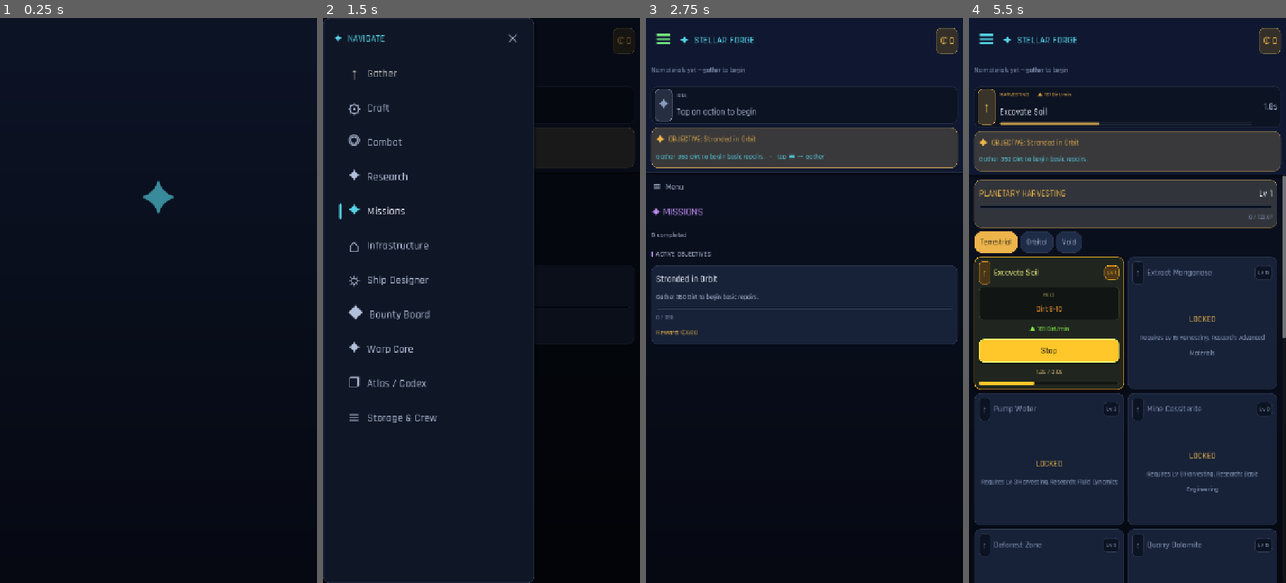
Above: before the commit, frames 1-4 (left to right).
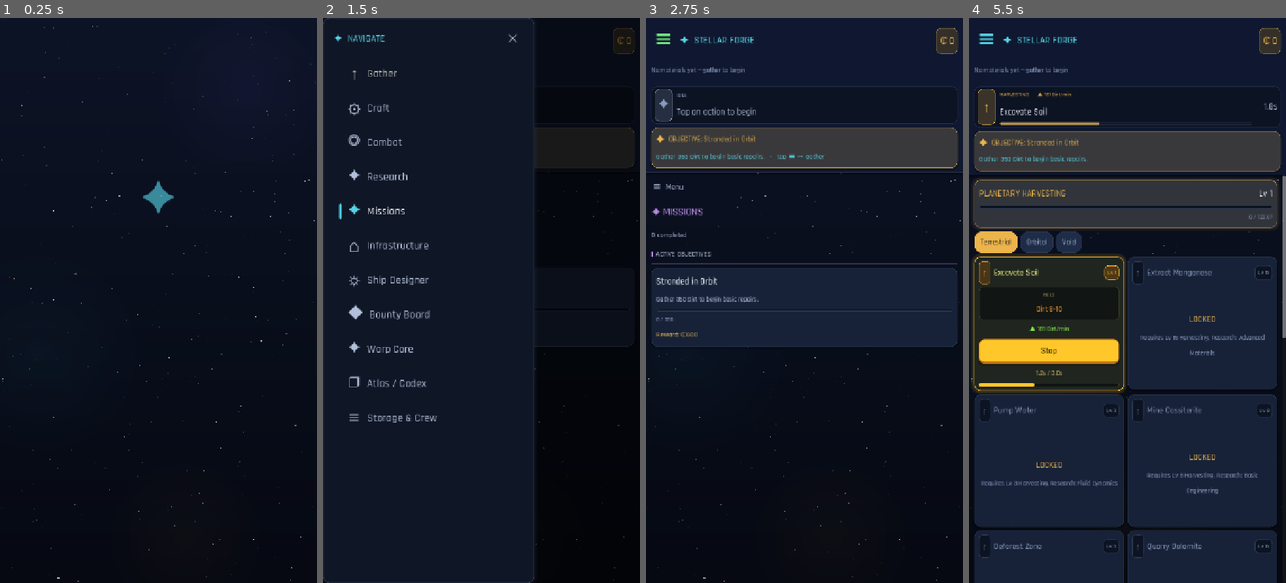
Above: after the commit, the same moments.

Repository: trakyalilter/TestMobileGame
Game: Godot game, scene res://scenes/main.tscn
Two runs of this game, one before a commit and one after it. Both use one fixed random seed, a clock stepped at 60 frames per second and the inputs below.
Inputs (mouse positions are in pixels of both pictures, inside the frame that each line leads up to):
- Up to frame 1 (0.25 s): no input
- Up to frame 2 (1.5 s): click "☰" at 0.5 s; click "☰" at 1.25 s
- Up to frame 3 (2.75 s): click "✕" at 2 s
- Up to frame 4 (5.5 s): click "☰" at 2.75 s; click (1073, 74) at 3.52 s; click "Start" at 4.25 s; click "Terrestrial" at 5 s

The runs differ from the first frame. In frame 1, 0.1% of the frame differs, in the area x 0-100%, y 1-100%; in frame 2, less than 0.1%; in frame 3, 2.0%; in frame 4, 3.2%, in the area x 0-100%, y 28-96%.

Commit message:
Game-feel pass: starfield backdrop, neon glows, chunky 3D buttons, console rules
Make the UI read as a *game* rather than an app, page by page via the shared
style layer:
- Procedural deep-space backdrop (cached): vertical gradient + 3 nebula blooms
  in brand colours + 420-star deterministic starfield with 7 cross-flare hero
  stars. Replaces the flat gradient app-wide (and on the welcome splash).
- Neon glow: active/unlocked cards and skill banners radiate a soft halo in
  their own accent colour (offset-0 shadow); resting cards keep a subtle drop
  shadow for depth.
- Chunky game CTAs: buttons grow to 44px with a darker 4px bottom bevel edge;
  pressing flattens the edge and nudges the label down.
- Console-style section framing: a faint accent rule under every section title.

https://claude.ai/code/session_01GUAm67mj5mAEoyJTAWupry

Diff:
--- a/scripts/ui/main.gd
+++ b/scripts/ui/main.gd
@@ -243,7 +243,7 @@
 	_welcome.mouse_filter = Control.MOUSE_FILTER_STOP
 	add_child(_welcome)
 	var bg := TextureRect.new()
-	bg.texture = _grad_tex(BG_TOP, BG_BOT)
+	bg.texture = _space_tex()
 	bg.set_anchors_and_offsets_preset(Control.PRESET_FULL_RECT)
 	bg.stretch_mode = TextureRect.STRETCH_SCALE
 	bg.mouse_filter = Control.MOUSE_FILTER_IGNORE
@@ -461,7 +461,7 @@
 # ============================================================ SHELL
 func _build() -> void:
 	var bg := TextureRect.new()
-	bg.texture = _grad_tex(BG_TOP, BG_BOT)
+	bg.texture = _space_tex()
 	bg.set_anchors_and_offsets_preset(Control.PRESET_FULL_RECT)
 	bg.stretch_mode = TextureRect.STRETCH_SCALE
 	bg.mouse_filter = Control.MOUSE_FILTER_IGNORE
@@ -2687,20 +2687,25 @@
 func _card_button(text: String, accent: String, enabled: bool) -> Button:
 	var b := Button.new()
 	b.text = text
-	b.custom_minimum_size = Vector2(0, 36)
+	b.custom_minimum_size = Vector2(0, 44)
 	b.focus_mode = Control.FOCUS_NONE
 	b.disabled = not enabled
-	# Filled accent CTA with elevation; pressed state inset; disabled muted.
-	var normal := _bordered(accent if enabled else "232f48", _mix(accent, "ffffff", 0.75) if enabled else LINE, 1, 9)
+	# Chunky game CTA: darker bottom edge fakes a 3D bevel; pressing flattens the
+	# edge and nudges the label down — classic mobile-game button feel.
+	var normal := _bordered(accent if enabled else "232f48", _mix(accent, "000000", 0.45) if enabled else LINE, 1, 10)
 	if enabled:
+		normal.border_width_bottom = 4
+		normal.content_margin_bottom = 9
 		normal.shadow_color = Color(0, 0, 0, 0.35)
 		normal.shadow_size = 4
 		normal.shadow_offset = Vector2(0, 2)
-	var pressed := _bordered(_mix(accent, "000000", 0.78) if enabled else "232f48", accent if enabled else LINE, 1, 9)
+	var pressed := _bordered(_mix(accent, "000000", 0.30) if enabled else "232f48", _mix(accent, "000000", 0.45) if enabled else LINE, 1, 10)
+	if enabled:
+		pressed.content_margin_top = 9
 	b.add_theme_stylebox_override("normal", normal)
 	b.add_theme_stylebox_override("hover", normal)
 	b.add_theme_stylebox_override("pressed", pressed)
-	b.add_theme_stylebox_override("disabled", _bordered("232f48", LINE, 1, 9))
+	b.add_theme_stylebox_override("disabled", _bordered("232f48", LINE, 1, 10))
 	var tc := _ideal_text(accent) if enabled else C_MUTED
 	b.add_theme_color_override("font_color", Color.html(tc))
 	b.add_theme_color_override("font_color_hover", Color.html(tc))
@@ -2739,7 +2744,7 @@
 	var next := GameState.xp_for_level(lvl + 1)
 	var pct: float = 100.0 if next <= base else float(cur - base) / float(next - base) * 100.0
 	var panel := PanelContainer.new()
-	panel.add_theme_stylebox_override("panel", _card_style(_mix(accent, SURFACE, 0.88), _mix(accent, LINE, 0.4), 1, false))
+	panel.add_theme_stylebox_override("panel", _card_style(_mix(accent, SURFACE, 0.88), _mix(accent, LINE, 0.4), 1, true))
 	var box := VBoxContainer.new()
 	box.add_theme_constant_override("separation", 5)
 	panel.add_child(box)
@@ -2791,7 +2796,16 @@
 	l.add_theme_font_size_override("font_size", _fs(11))
 	l.add_theme_color_override("font_color", Color.html(C_DIM))
 	hb.add_child(l)
-	v.add_child(hb)
+	# Console-style framing: a faint accent rule under the title.
+	var col := VBoxContainer.new()
+	col.add_theme_constant_override("separation", 4)
+	col.add_child(hb)
+	var rule := ColorRect.new()
+	rule.color = Color(Color.html(accent), 0.25)
+	rule.custom_minimum_size = Vector2(0, 1)
+	rule.mouse_filter = Control.MOUSE_FILTER_IGNORE
+	col.add_child(rule)
+	v.add_child(col)
 
 func _connector(v: VBoxContainer) -> void:
 	var c := CenterContainer.new()
@@ -3029,9 +3043,16 @@
 	s.content_margin_top = 10
 	s.content_margin_bottom = 10
 	if elevated:
-		s.shadow_color = Color(0, 0, 0, 0.40)
-		s.shadow_size = 7
-		s.shadow_offset = Vector2(0, 3)
+		# Neon glow in the card's own accent — active/unlocked content radiates.
+		var glow := Color.html(border)
+		glow.a = 0.22
+		s.shadow_color = glow
+		s.shadow_size = 9
+		s.shadow_offset = Vector2(0, 0)
+	else:
+		s.shadow_color = Color(0, 0, 0, 0.30)
+		s.shadow_size = 4
+		s.shadow_offset = Vector2(0, 2)
 	return s
 
 func _hud_style() -> StyleBoxFlat:
@@ -3071,6 +3092,74 @@
 	tex.height = 256
 	return tex
 
+var _space_cache: ImageTexture = null
+
+## Procedural deep-space backdrop: vertical gradient + nebula blooms + starfield.
+## Generated once and cached — this is what makes the app read as a *game*.
+func _space_tex() -> ImageTexture:
+	if _space_cache != null:
+		return _space_cache
+	var w := 720
+	var h := 1280
+	var img := Image.create(w, h, false, Image.FORMAT_RGBA8)
+	var top := Color.html(BG_TOP)
+	var bot := Color.html(BG_BOT)
+	var band := 8
+	for y in range(0, h, band):
+		img.fill_rect(Rect2i(0, y, w, band), top.lerp(bot, float(y) / float(h)))
+	# Nebula blooms — soft radial tints in the brand colours.
+	var blobs := [
+		[Vector2i(560, 160), 460, Color(0.45, 0.30, 0.85, 0.07)],
+		[Vector2i(90, 760), 520, Color(0.20, 0.65, 0.80, 0.05)],
+		[Vector2i(420, 1180), 420, Color(0.85, 0.55, 0.25, 0.04)],
+	]
+	for bdef in blobs:
+		var bsize: int = bdef[1]
+		var grad := Gradient.new()
+		grad.set_color(0, bdef[2])
+		grad.set_color(1, Color(bdef[2].r, bdef[2].g, bdef[2].b, 0.0))
+		var rt := GradientTexture2D.new()
+		rt.gradient = grad
+		rt.fill = GradientTexture2D.FILL_RADIAL
+		rt.fill_from = Vector2(0.5, 0.5)
+		rt.fill_to = Vector2(0.5, 0.0)
+		rt.width = bsize
+		rt.height = bsize
+		var bimg := rt.get_image()
+		bimg.convert(Image.FORMAT_RGBA8)
+		img.blend_rect(bimg, Rect2i(0, 0, bsize, bsize), bdef[0] - Vector2i(bsize / 2, bsize / 2))
+	# Starfield — deterministic so every launch looks the same.
+	var rng := RandomNumberGenerator.new()
+	rng.seed = 20771
+	for _i in range(420):
+		var x := rng.randi_range(0, w - 2)
+		var y2 := rng.randi_range(0, h - 2)
+		var lum := rng.randf_range(0.25, 1.0)
+		var tint := rng.randf()
+		var col := Color(lum, lum, lum * 1.06, rng.randf_range(0.5, 1.0))
+		if tint < 0.12:
+			col = Color(lum * 0.7, lum * 0.9, lum, col.a)        # cool blue
+		elif tint > 0.92:
+			col = Color(lum, lum * 0.85, lum * 0.6, col.a)       # warm gold
+		img.set_pixel(x, y2, col)
+		if lum > 0.82:
+			img.set_pixel(x + 1, y2, Color(col.r, col.g, col.b, col.a * 0.7))
+			img.set_pixel(x, y2 + 1, Color(col.r, col.g, col.b, col.a * 0.7))
+	# A handful of hero stars with a cross flare.
+	for _j in range(7):
+		var hx := rng.randi_range(4, w - 5)
+		var hy := rng.randi_range(4, h - 5)
+		var hc := Color(1, 1, 1, 0.9)
+		img.set_pixel(hx, hy, hc)
+		for d in range(1, 3):
+			var fa := 0.45 / d
+			img.set_pixel(hx + d, hy, Color(1, 1, 1, fa))
+			img.set_pixel(hx - d, hy, Color(1, 1, 1, fa))
+			img.set_pixel(hx, hy + d, Color(1, 1, 1, fa))
+			img.set_pixel(hx, hy - d, Color(1, 1, 1, fa))
+	_space_cache = ImageTexture.create_from_image(img)
+	return _space_cache
+
 func _mix(a: String, b: String, t: float) -> String:
 	return Color.html(a).lerp(Color.html(b), t).to_html(false)
 
